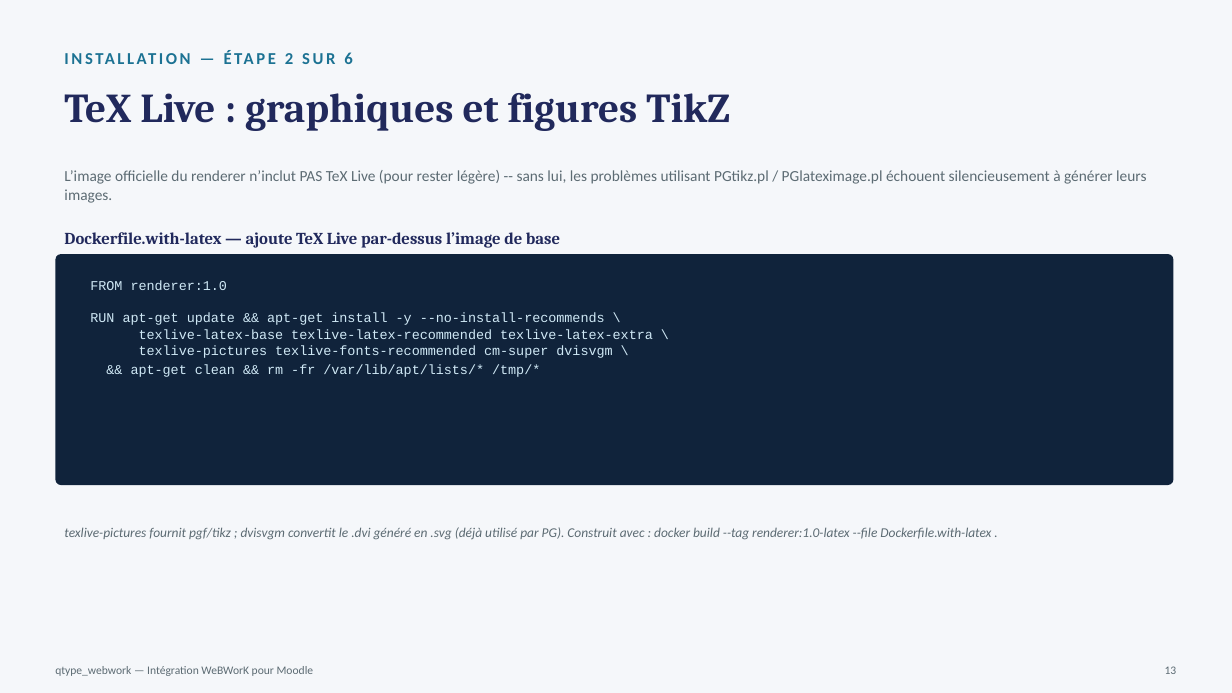
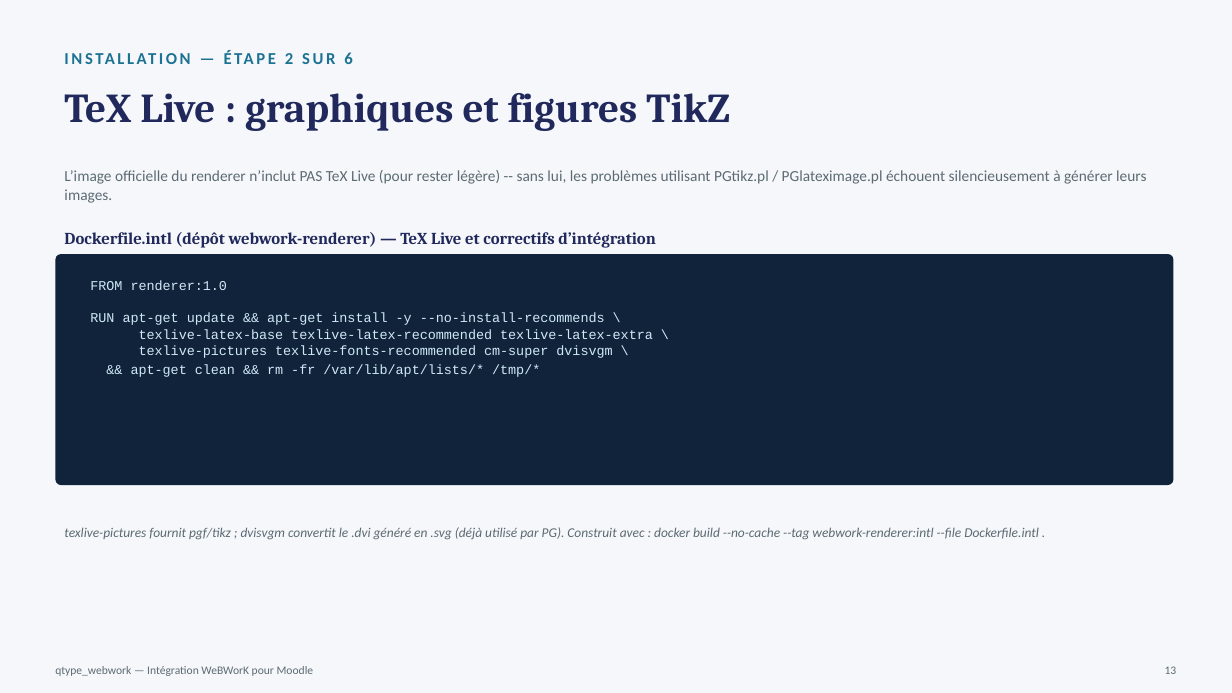
Before and after one commit to JonathanDesaulniers2/moodle-qtype_webwork, a slide deck: slide 13 of docs/qtype_webwork_presentation.pptx. Drawn at 1232x693 pixels with LibreOffice and Linux fonts; fonts in the diff are those of the drawing. Boxes give left, top, right and bottom in pixels: in the first picture for what was removed or moved away, otherwise in the second. Text is boxed around its words. In the diff, an @@ line names an element or a change of style, - is before the commit and + after.

Commit message:
Présentation : validation Moodle 5.3 (nouvelle diapo 21), chaîne intl/fr, catalogue du renderer, Cache-Control, MathView

```diff
--- a/docs/qtype_webwork_presentation.pptx
+++ b/docs/qtype_webwork_presentation.pptx
@@ text at (64,232,656,248): text changed @@
-Dockerfile.with-latex — ajoute TeX Live par-dessus l’image de base
+Dockerfile.intl (dépôt webwork-renderer) — TeX Live et correctifs d’intégration
@@ text at (64,527,1039,540): text changed @@
-texlive-pictures fournit pgf/tikz ; dvisvgm convertit le .dvi généré en .svg (déjà utilisé par PG). Construit avec : docker build --tag renderer:1.0-latex --file Dockerfile.with-latex .
+texlive-pictures fournit pgf/tikz ; dvisvgm convertit le .dvi généré en .svg (déjà utilisé par PG). Construit avec : docker build --no-cache --tag webwork-renderer:intl --file Dockerfile.intl .
```
Also in this commit, not shown: 5 other slides changed, 1 slide added.
